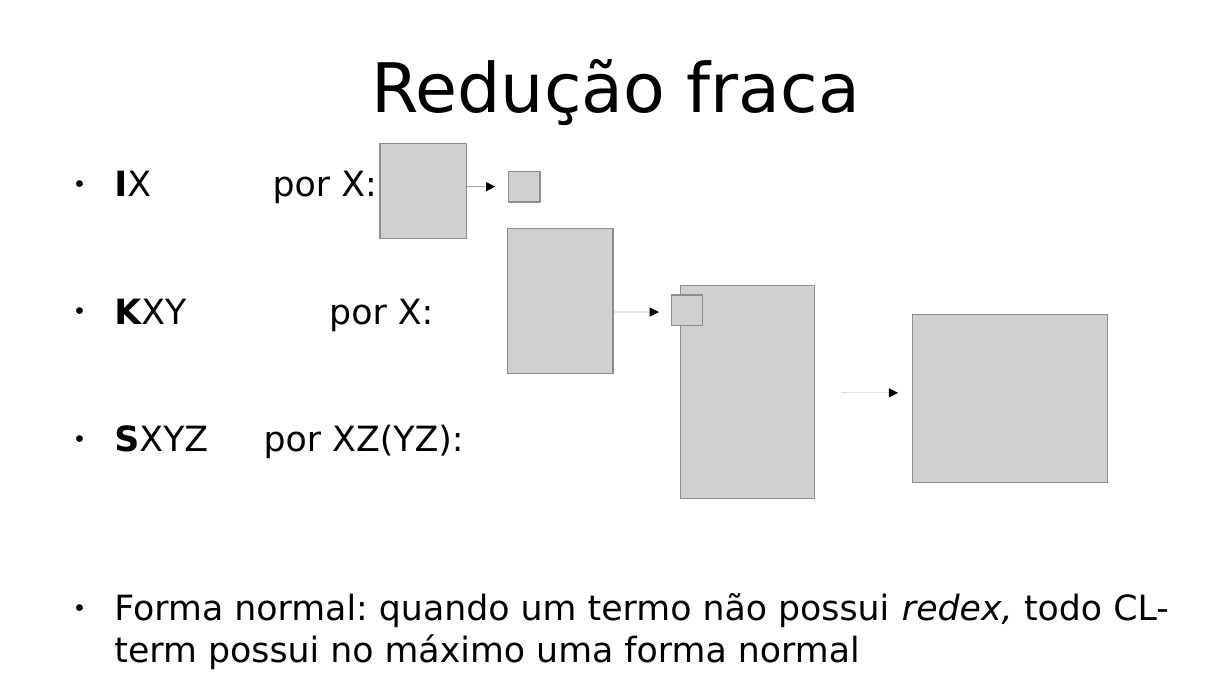
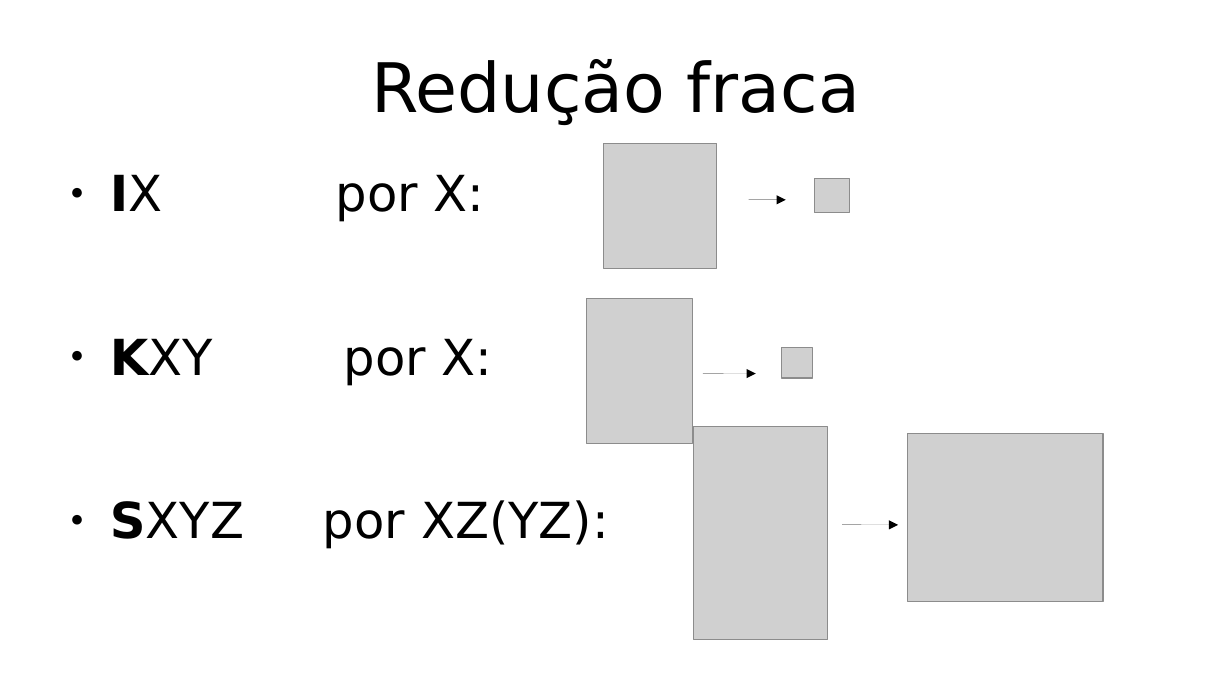
Before and after one commit to hlah/teoria_da_computacao, a slide deck: slide 10 of pesquisa/slides.odp. Drawn at 1232x693 pixels with LibreOffice and Linux fonts; fonts in the diff are those of the drawing; grey boxes stand for pictures. Boxes give left, top, right and bottom in pixels: in the first picture for what was removed or moved away, otherwise in the second. Text is boxed around its words. In the diff, an @@ line names an element or a change of style, - is before the commit and + after.

```diff
--- a/pesquisa/slides.odp
+++ b/pesquisa/slides.odp
@@ picture: place and size @@
-picture at <box>380,143,466,238</box>
+picture at <box>604,143,718,268</box>
@@ text "IX por X:" at <box>110,174,609,549</box>: size 22.4 to 32 pt @@
@@ picture: place and size @@
-picture at <box>509,172,540,202</box>
+picture at <box>815,179,850,212</box>
@@ arrow moved from (458, 187) - (495, 187) to (749, 200) - (786, 200) @@
@@ picture: place and size @@
-picture at <box>508,228,613,373</box>
+picture at <box>587,298,692,444</box>
@@ picture: place and size @@
-picture at <box>672,295,703,325</box>
+picture at <box>781,348,813,378</box>
@@ arrow moved from (606, 312) - (660, 312) to (703, 373) - (756, 373) @@
@@ picture: place and size @@
-picture at <box>681,286,815,500</box>
+picture at <box>694,427,828,641</box>
@@ picture: place and size @@
-picture at <box>912,315,1108,483</box>
+picture at <box>908,434,1103,601</box>
@@ arrow moved from (843, 394) - (899, 394) to (843, 525) - (899, 525) @@
@@ text at <box>114,593,1169,669</box>: paragraph removed @@
-● Forma normal: quando um termo não possui redex, todo CL-term possui no máximo uma forma normal
```
Also in this commit, not shown: 7 other slides changed, 1 other file.
